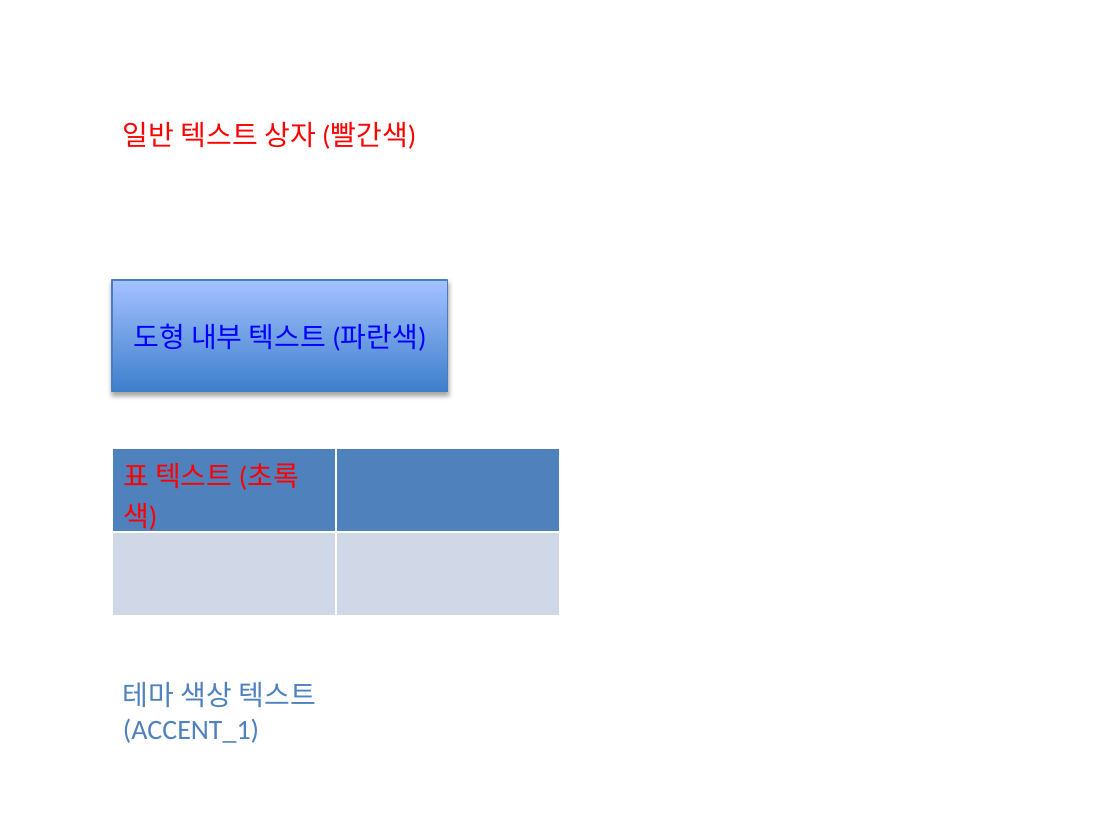
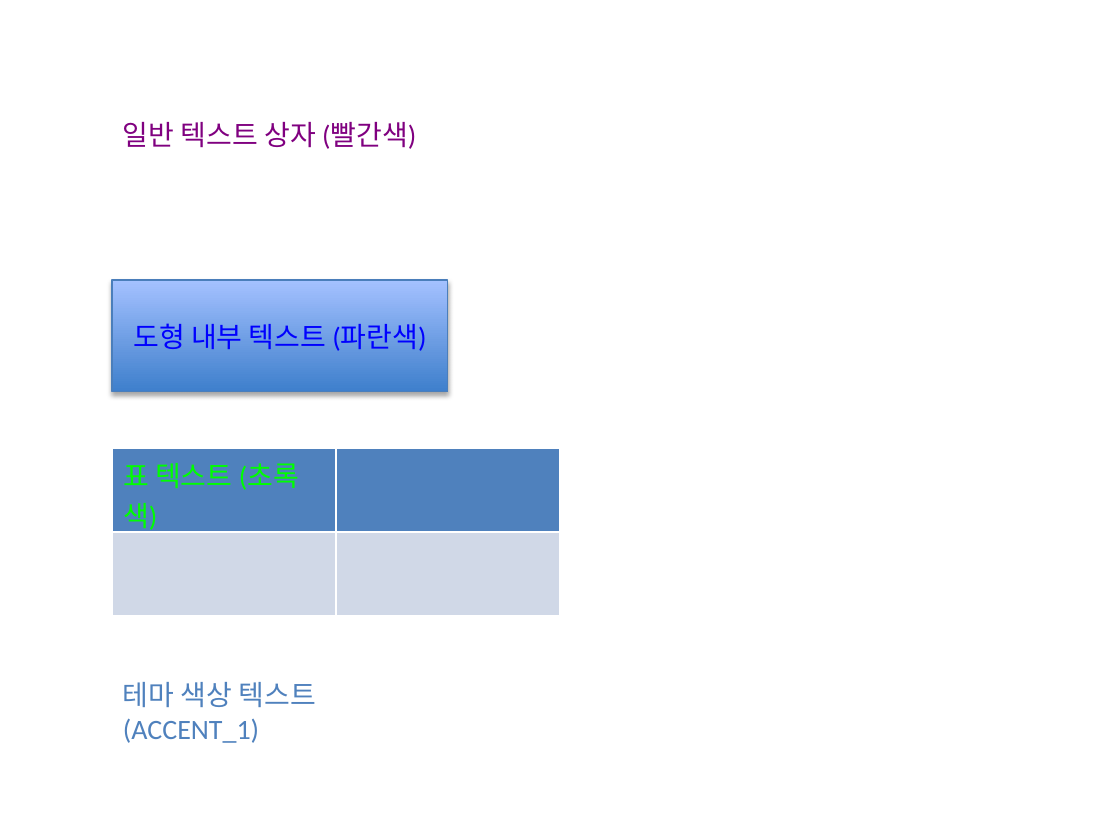
Before and after one commit to JK1027/PPT_Color_Changer, a slide deck: slide 1 of test_data/test_sample_modified.pptx. Drawn at 1120x840 pixels with LibreOffice and Linux fonts; fonts in the diff are those of the drawing. Boxes give left, top, right and bottom in pixels: in the first picture for what was removed or moved away, otherwise in the second. Text is boxed around its words. In the diff, an @@ line names an element or a change of style, - is before the commit and + after.

```diff
--- a/test_data/test_sample_modified.pptx
+++ b/test_data/test_sample_modified.pptx
@@ text "일반 텍스트 상자 (빨간색)" at [123,122,416,149]: text colour #FF0000 to #800080 @@
@@ table at [112,448,560,616] @@
@@ text colour #FF0000 to #00FF00 @@
```
Also in this commit, not shown: 20 other files.
